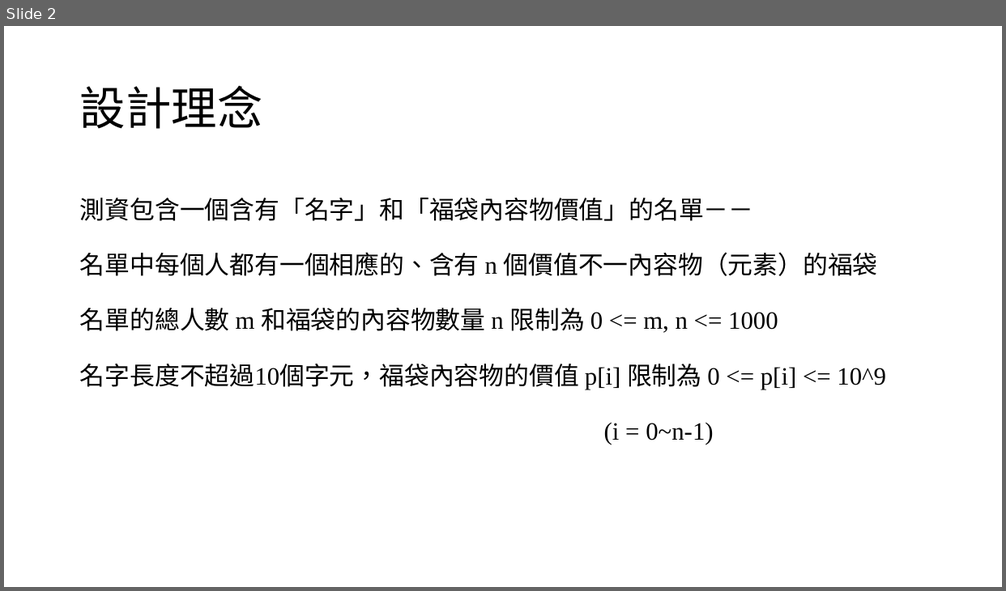
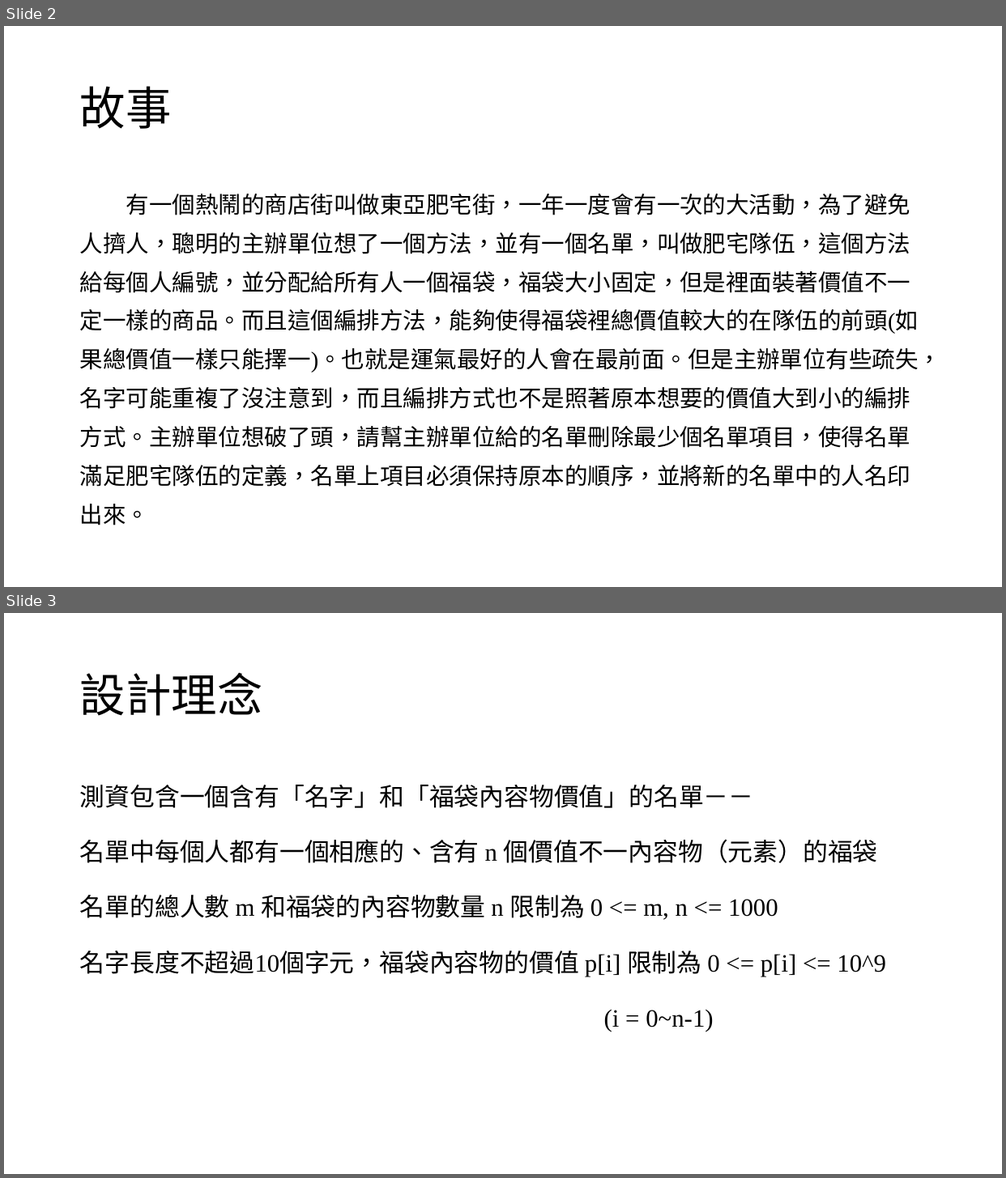
Before and after one commit to louisfghbvc/GenericProgrammingSTL, a slide deck: HW4 應用程式設計/說明.pptx. Shown one above the other, each under a label of ours: slide 2 before the commit, slides 2 and 3 after it. The pictures are 1006x591 and 1006x1178 pixels, drawn with LibreOffice and Linux fonts; fonts in the diff are those of the drawing. Boxes give left, top, right and bottom in pixels: in the first picture for what was removed or moved away, otherwise in the second. Text is boxed around its words. In the diff, an @@ line names an element or a change of style, - is before the commit and + after.

```diff
--- a/HW4 應用程式設計/說明.pptx
+++ b/HW4 應用程式設計/說明.pptx
@@ slide 2 added at (4,26,1002,587), background #FFFFFF @@
@@ title added at (80,86,172,129), 44 pt, text #000000 @@
+故事
@@ text added at (80,194,941,526), 22.2 pt, text #000000 @@
+有一個熱鬧的商店街叫做東亞肥宅街，一年一度會有一次的大活動，為了避免人擠人，聰明的主辦單位想了一個方法，並有一個名單，叫做肥宅隊伍，這個方法給每個人編號，並分配給所有人一個福袋，福袋大小固定，但是裡面裝著價值不一定一樣的商品。而且這個編排方法，能夠使得福袋裡總價值較大的在隊伍的前頭(如果總價值一樣只能擇一)。也就是運氣最好的人會在最前面。但是主辦單位有些疏失，名字可能重複了沒注意到，而且編排方式也不是照著原本想要的價值大到小的編排方式。主辦單位想破了頭，請幫主辦單位給的名單刪除最少個名單項目，使得名單滿足肥宅隊伍的定義，名單上項目必須保持原本的順序，並將新的名單中的人名印出來。
@@ what was slide 2 is now slide 3 @@
```
Also in this commit, not shown: 3 slides changed, 5 other slides added, 1 slide removed, 3 other files.
